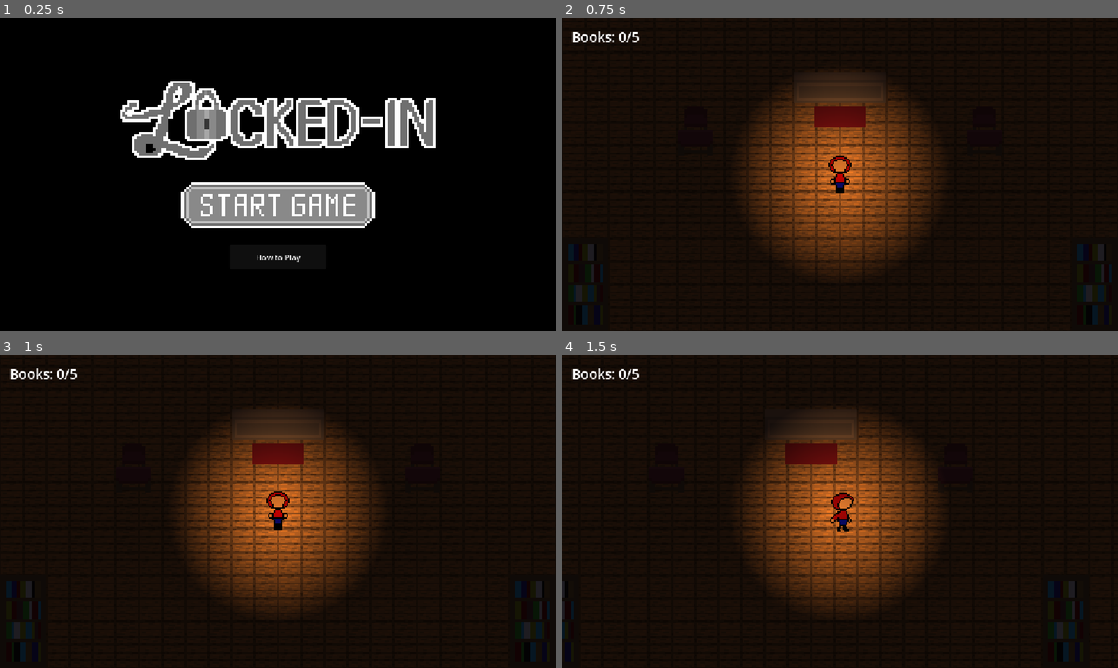
Above: before the commit, frames 1-4 (two rows, left to right).
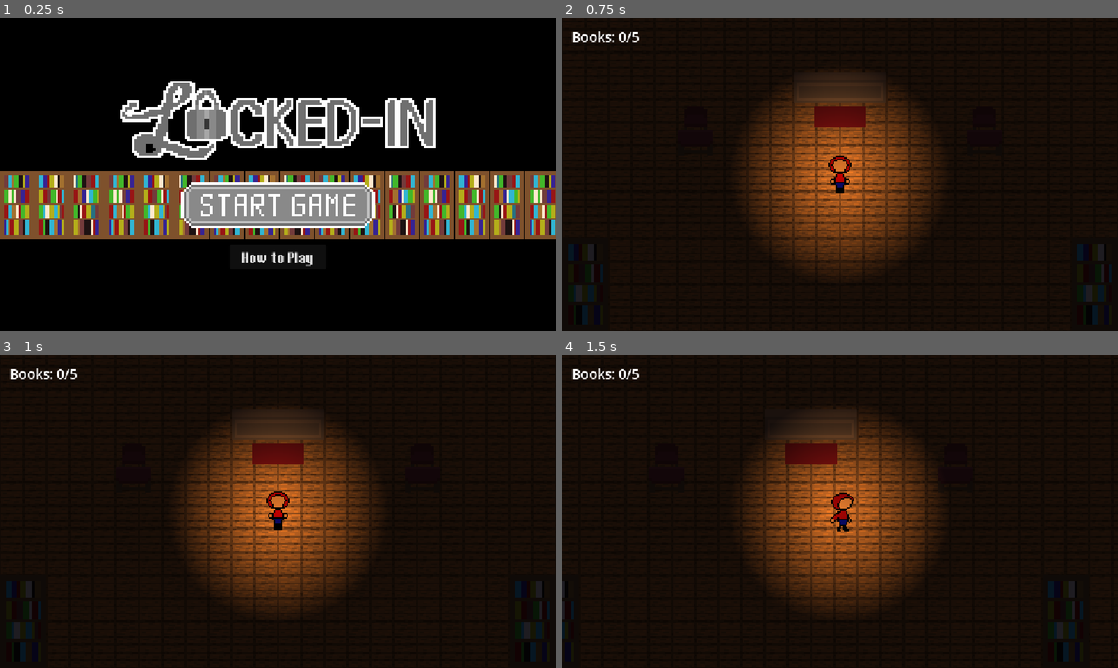
Above: after the commit, the same moments.

Repository: Margaret-Thatcher/Locked-In-Repository-2D-Game
Game: Godot game, scene res://Screens/start_screen.tscn
The game is run twice, just before and just after one commit, with the same random seed, the same clock (stepped at 60 frames per second) and the same inputs. Sound files missing from this copy of the repository are replaced by a short silence.
Inputs (mouse positions are in pixels of both pictures, inside the frame that each line leads up to):
- Up to frame 1 (0.25 s): no input
- Up to frame 2 (0.75 s): click (840, 205) at 0.5 s
- Up to frame 3 (1 s): no input
- Up to frame 4 (1.5 s): tap Enter at 1.25 s; hold D (move_right) from 1.28 s (still down); tap Space at 1.35 s

The runs differ from the first frame. In frame 1, 17% of the frame differs, in the area x 0-100%, y 48-80%; in frame 2, nothing differs; in frame 3, nothing differs; in frame 4, nothing differs.

Commit message:
Added bookshelves on start page + font

Diff:
--- a/Screens/start_screen.tscn
+++ b/Screens/start_screen.tscn
@@ -2,6 +2,7 @@
 
 [ext_resource type="Script" uid="uid://ttb8rgpn3atw" path="res://Screens/start_screen.gd" id="1_1kmab"]
 [ext_resource type="Texture2D" uid="uid://c140tkg1r1bqj" path="res://startandlibraryitems.PNG" id="2_fo2qh"]
+[ext_resource type="FontFile" uid="uid://dl5rd7vudtjm6" path="res://Ithaca-LVB75.ttf" id="3_fo2qh"]
 
 [sub_resource type="AtlasTexture" id="AtlasTexture_x20jx"]
 atlas = ExtResource("2_fo2qh")
@@ -28,6 +29,121 @@
 anchors_preset = 0
 offset_right = 1152.0
 offset_bottom = 648.0
+
+[node name="Node2D" type="Node2D" parent="Main" unique_id=479916183]
+position = Vector2(-8, -6)
+
+[node name="Bookshelf1" type="Sprite2D" parent="Main/Node2D" unique_id=10550061]
+position = Vector2(42.000004, 393.00003)
+scale = Vector2(0.8875, 0.8875)
+texture = ExtResource("2_fo2qh")
+region_enabled = true
+region_rect = Rect2(2135, 1680, 80, 160)
+
+[node name="Bookshelf2" type="Sprite2D" parent="Main/Node2D" unique_id=498444257]
+position = Vector2(114.5, 393)
+scale = Vector2(0.8874997, 0.8874997)
+texture = ExtResource("2_fo2qh")
+region_enabled = true
+region_rect = Rect2(1975, 1680, 80, 160)
+
+[node name="Bookshelf3" type="Sprite2D" parent="Main/Node2D" unique_id=874938574]
+position = Vector2(187, 393)
+scale = Vector2(0.8874997, 0.8874997)
+texture = ExtResource("2_fo2qh")
+region_enabled = true
+region_rect = Rect2(2135, 1440, 80, 160)
+
+[node name="Bookshelf4" type="Sprite2D" parent="Main/Node2D" unique_id=1621365065]
+position = Vector2(260, 393.00003)
+scale = Vector2(0.8875, 0.8875)
+texture = ExtResource("2_fo2qh")
+region_enabled = true
+region_rect = Rect2(2135, 1680, 80, 160)
+
+[node name="Bookshelf5" type="Sprite2D" parent="Main/Node2D" unique_id=1306694351]
+position = Vector2(332.5, 393)
+scale = Vector2(0.8874997, 0.8874997)
+texture = ExtResource("2_fo2qh")
+region_enabled = true
+region_rect = Rect2(1975, 1680, 80, 160)
+
+[node name="Bookshelf6" type="Sprite2D" parent="Main/Node2D" unique_id=1638873861]
+position = Vector2(405, 393)
+scale = Vector2(0.8874997, 0.8874997)
+texture = ExtResource("2_fo2qh")
+region_enabled = true
+region_rect = Rect2(2135, 1440, 80, 160)
+
+[node name="Bookshelf7" type="Sprite2D" parent="Main/Node2D" unique_id=1771658913]
+position = Vector2(478, 393)
+scale = Vector2(0.8875, 0.8875)
+texture = ExtResource("2_fo2qh")
+region_enabled = true
+region_rect = Rect2(2135, 1680, 80, 160)
+
+[node name="Bookshelf8" type="Sprite2D" parent="Main/Node2D" unique_id=780059758]
+position = Vector2(550.5, 393)
+scale = Vector2(0.8874997, 0.8874997)
+texture = ExtResource("2_fo2qh")
+region_enabled = true
+region_rect = Rect2(1975, 1680, 80, 160)
+
+[node name="Bookshelf9" type="Sprite2D" parent="Main/Node2D" unique_id=467700848]
+position = Vector2(623, 393)
+scale = Vector2(0.8874997, 0.8874997)
+texture = ExtResource("2_fo2qh")
+region_enabled = true
+region_rect = Rect2(2135, 1440, 80, 160)
+
+[node name="Bookshelf10" type="Sprite2D" parent="Main/Node2D" unique_id=1669696299]
+position = Vector2(696, 393)
+scale = Vector2(0.8875, 0.8875)
+texture = ExtResource("2_fo2qh")
+region_enabled = true
+region_rect = Rect2(2135, 1680, 80, 160)
+
+[node name="Bookshelf11" type="Sprite2D" parent="Main/Node2D" unique_id=260852025]
+position = Vector2(768.5, 393)
+scale = Vector2(0.8874997, 0.8874997)
+texture = ExtResource("2_fo2qh")
+region_enabled = true
+region_rect = Rect2(1975, 1680, 80, 160)
+
+[node name="Bookshelf12" type="Sprite2D" parent="Main/Node2D" unique_id=1968413351]
+position = Vector2(841, 393)
+scale = Vector2(0.8874997, 0.8874997)
+texture = ExtResource("2_fo2qh")
+region_enabled = true
+region_rect = Rect2(2135, 1440, 80, 160)
+
+[node name="Bookshelf13" type="Sprite2D" parent="Main/Node2D" unique_id=1586078574]
+position = Vector2(914, 393)
+scale = Vector2(0.8875, 0.8875)
+texture = ExtResource("2_fo2qh")
+region_enabled = true
+region_rect = Rect2(2135, 1680, 80, 160)
+
+[node name="Bookshelf14" type="Sprite2D" parent="Main/Node2D" unique_id=1111367020]
+position = Vector2(986.5, 393)
+scale = Vector2(0.8874997, 0.8874997)
+texture = ExtResource("2_fo2qh")
+region_enabled = true
+region_rect = Rect2(1975, 1680, 80, 160)
+
+[node name="Bookshelf15" type="Sprite2D" parent="Main/Node2D" unique_id=496097887]
+position = Vector2(1059, 393)
+scale = Vector2(0.8874997, 0.8874997)
+texture = ExtResource("2_fo2qh")
+region_enabled = true
+region_rect = Rect2(2135, 1440, 80, 160)
+
+[node name="Bookshelf16" type="Sprite2D" parent="Main/Node2D" unique_id=663465335]
+position = Vector2(1132.0001, 393.00003)
+scale = Vector2(0.8875, 0.8875)
+texture = ExtResource("2_fo2qh")
+region_enabled = true
+region_rect = Rect2(2135, 1680, 80, 160)
 
 [node name="Title" type="TextureRect" parent="Main" unique_id=1020045273]
 layout_mode = 0
@@ -51,6 +167,8 @@
 offset_top = 470.0
 offset_right = 676.0
 offset_bottom = 520.0
+theme_override_fonts/font = ExtResource("3_fo2qh")
+theme_override_font_sizes/font_size = 40
 text = "How to Play"
 
 [node name="HowToPlay" type="Control" parent="." unique_id=1096095224]
@@ -65,6 +183,7 @@
 offset_top = 90.0
 offset_right = 1043.0
 offset_bottom = 470.0
+theme_override_fonts/font = ExtResource("3_fo2qh")
 theme_override_font_sizes/font_size = 24
 text = "You fell asleep studying and got locked in the library overnight. Your exam is tomorrow morning!
 
--- /dev/null
+++ b/Screens/tutorialpage.tscn
@@ -0,0 +1,26 @@
+[gd_scene format=3 uid="uid://im0mkregyfal"]
+
+[ext_resource type="Texture2D" uid="uid://cvw81mpt0wkm3" path="res://IMG_5283.PNG" id="1_7cbgn"]
+
+[node name="Control" type="Control" unique_id=104657633]
+layout_mode = 3
+anchors_preset = 15
+anchor_right = 1.0
+anchor_bottom = 1.0
+grow_horizontal = 2
+grow_vertical = 2
+
+[node name="ColorRect" type="ColorRect" parent="." unique_id=1359417830]
+layout_mode = 0
+offset_right = 1152.0
+offset_bottom = 648.0
+color = Color(0, 0, 0, 1)
+
+[node name="TextureRect" type="TextureRect" parent="." unique_id=1496222339]
+layout_mode = 0
+offset_left = -259.0
+offset_top = -470.0
+offset_right = 1762.0
+offset_bottom = 1551.0
+texture = ExtResource("1_7cbgn")
+expand_mode = 1
--- /dev/null
+++ b/tutorialpage.gd
@@ -0,0 +1,8 @@
+extends Control
+
+
+func _input(event):
+	if event is InputEventKey:
+		if event.pressed and not event.echo and event.keycode == KEY_SPACE:
+			get_viewport().set_input_as_handled()
+			get_tree().change_scene_to_file("res://start_screen.tscn")
Binary file added: IMG_5283.PNG
Not shown, added: IMG_5283.PNG.import
Binary file added: Ithaca-LVB75.ttf
Not shown, added: Ithaca-LVB75.ttf.import
Not shown, added: tutorialpage.gd.uid
Binary file added: tutorialtext.PNG
Not shown, added: tutorialtext.PNG.import
